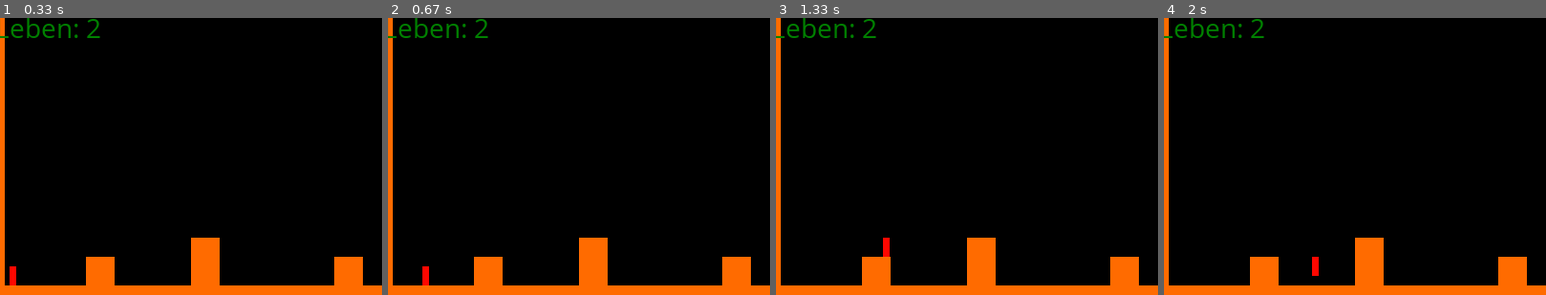
Above: before the commit, frames 1-4 (left to right).
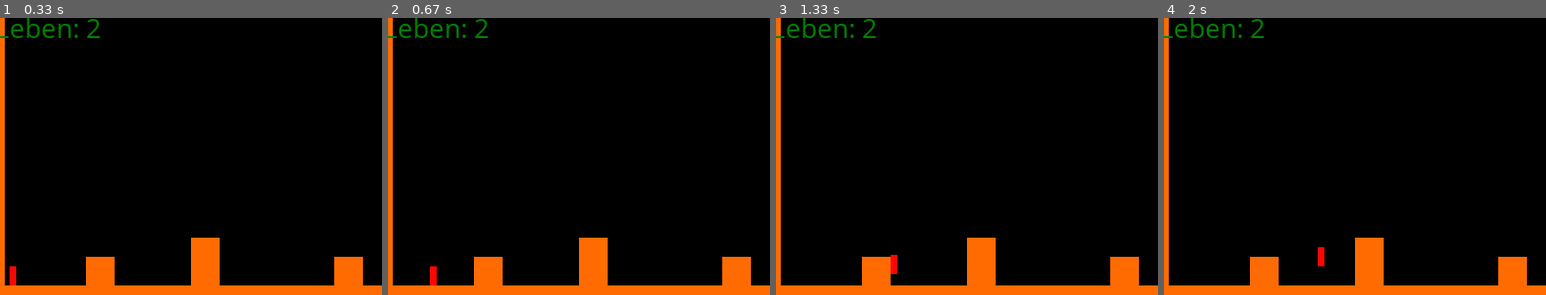
Above: after the commit, the same moments.

Repository: MetalsKiller64/py-games
Game: pygame game, started from sidescroller/sidescroller.py
The game is run twice, just before and just after one commit, with the same random seed, the same clock (stepped at 60 frames per second) and the same inputs.
Inputs:
- Up to frame 1 (0.33 s): no input
- Up to frame 2 (0.67 s): hold Shift from 0.33 s (still down); hold Right from 0.33 s (still down)
- Up to frame 3 (1.33 s): release Shift at 0.8 s; release Right at 0.8 s; hold Right 0.83-1.3 s; tap Space at 0.9, 1.2 s
- Up to frame 4 (2 s): hold Right 1.33-1.8 s; tap Space at 1.4, 1.7, 1.9 s; hold Left from 1.83 s (still down)

Frame 1 is identical in both runs. In frame 2, 0.2% of the frame differs, in the area x 9-13%, y 89-97%; in frame 3, 0.2%; in frame 4, 0.2%.

Commit message:
changed movement
- doubled maximum speed (sprint)
- halfed number of frames to pass between accelerations
- added handling of pressed shift keys to make the player able to sprint
- added "sprinting" propertie to determine if the player is sprinting/running to regulate maximum speed

Diff:
--- a/sidescroller/sidescroller.py
+++ b/sidescroller/sidescroller.py
@@ -37,9 +37,11 @@
 		self.jumping = False
 		self.speed = {"left": 0, "right": 0}
 		self.speed_max = 3
+		self.sprint_max = 6
+		self.sprinting = False
 		self.colliding = {"left": False, "right": False, "top": False, "bottom": False}
 		self.frame = 0
-		self.speed_rate = 10
+		self.speed_rate = 5
 		self.jump_cycle = 0
 		self.last_floor = None
 		self.lives = 2
@@ -66,6 +68,10 @@
 		else:
 			self.check_ground()
 		pressed = pygame.key.get_pressed()
+		if not self.sprinting:
+			for direction in self.speed:
+				if self.speed[direction] > 3:
+					self.speed[direction] -= 1
 		if not pressed[pygame.K_LEFT] and not pressed[pygame.K_RIGHT] and self.frame < self.speed_rate:
 			for direction in self.speed:
 				if self.speed[direction] > 0:
@@ -73,6 +79,14 @@
 
 	def handle_key_event(self):
 		pressed = pygame.key.get_pressed()
+		speed_max = self.speed_max
+		self.sprinting = False
+		#if (pressed[pygame.K_LSHIFT] or pressed[pygame.K_RSHIFT]) and (not self.jumping and not self.falling):
+		if pressed[pygame.K_LSHIFT] or pressed[pygame.K_RSHIFT]:
+			print ("shift")
+			self.sprinting = True
+			speed_max = self.sprint_max
+
 		if pressed[pygame.K_SPACE] and not self.jumping and not self.falling:
 			if not self.jump_block:
 				self.jump()
@@ -84,7 +98,7 @@
 				self.speed["left"] = 0
 				return
 			if self.frame >= self.speed_rate:
-				if self.speed["left"] < self.speed_max:
+				if self.speed["left"] < speed_max:
 					self.speed["left"] += 1
 					if self.speed["right"] > 0:
 						self.speed["right"] -= 1
@@ -95,7 +109,7 @@
 				self.speed["right"] = 0
 				return
 			if self.frame >= self.speed_rate:
-				if self.speed["right"] < self.speed_max:
+				if self.speed["right"] < speed_max:
 					self.speed["right"] += 1
 					if self.speed["left"] > 0:
 						self.speed["left"] -= 1
